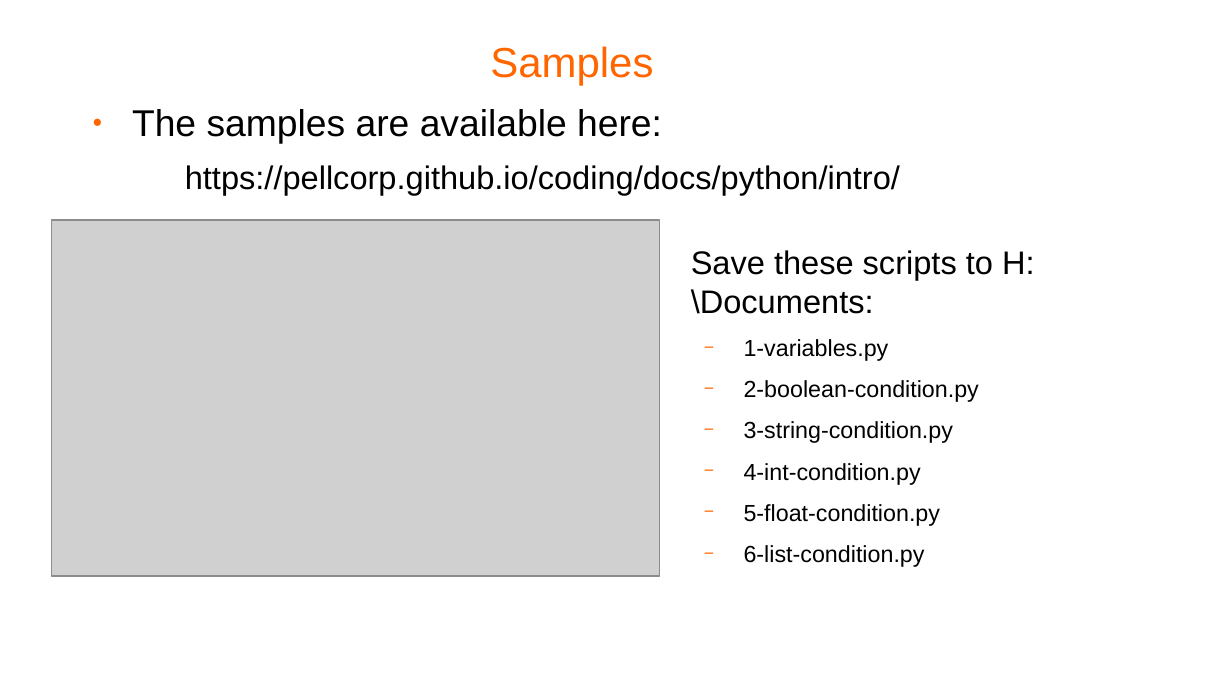
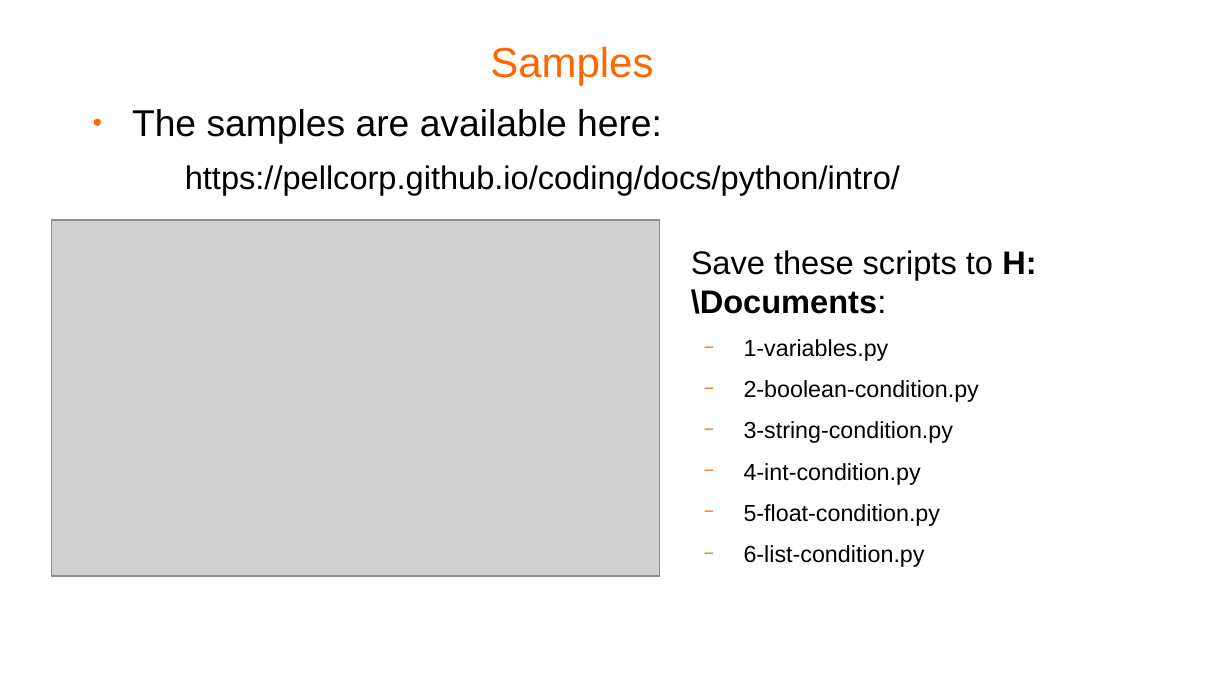
Before and after one commit to pellcorp/coding, a slide deck: slide 11 of docs/python-coding.odp. Drawn at 1232x693 pixels with LibreOffice and Linux fonts; fonts in the diff are those of the drawing; grey boxes stand for pictures; background and template pictures are left out. Boxes give left, top, right and bottom in pixels: in the first picture for what was removed or moved away, otherwise in the second. Text is boxed around its words. In the diff, an @@ line names an element or a change of style, - is before the commit and + after.

```diff
--- a/docs/python-coding.odp
+++ b/docs/python-coding.odp
@@ text at bbox=[691, 250, 1036, 314]: bold on in "H:\Documents:" @@
```
Also in this commit, not shown: 3 other slides changed, 1 slide added, 1 slide removed, 3 other files.
